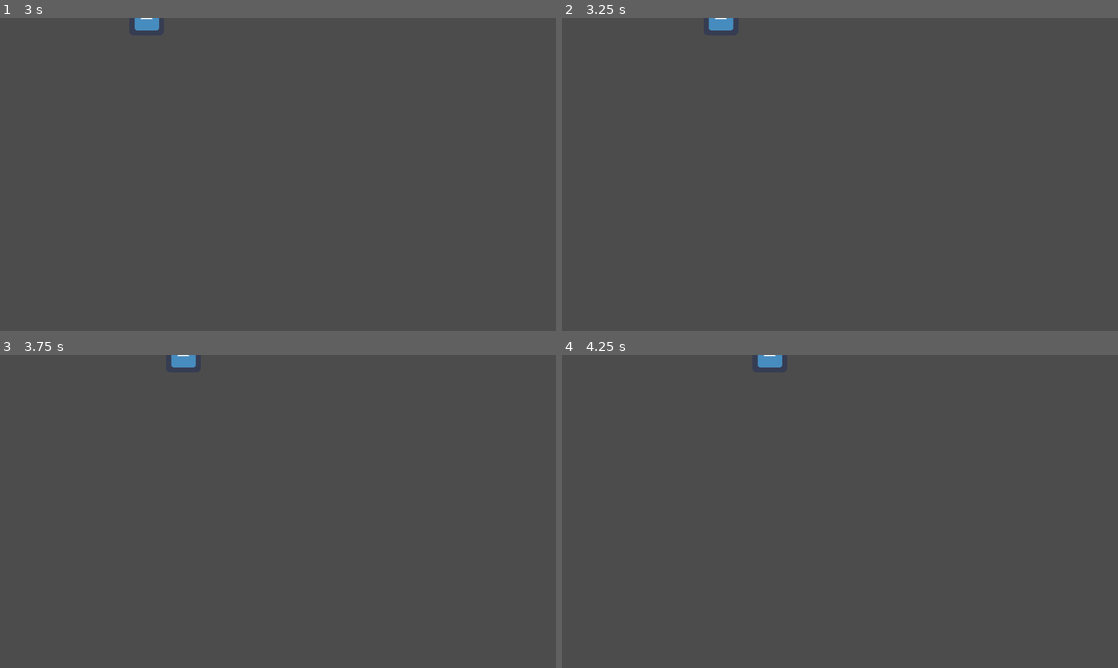
Above: before the commit, frames 1-4 (two rows, left to right).
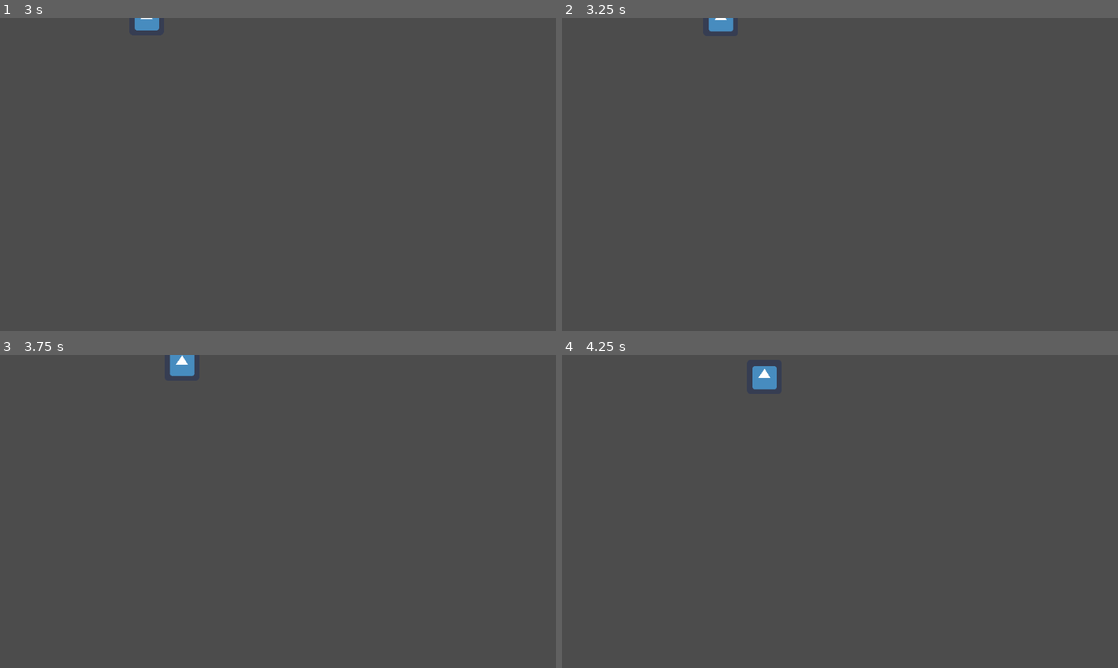
Above: after the commit, the same moments.

Repository: RobinRenggli/godotwildjam41
Game: Godot game, scene res://Creatures/Creature.tscn
Two runs of this game, one before a commit and one after it. Both use one fixed random seed, a clock stepped at 60 frames per second and the inputs below. This scene is started directly instead of the project's main scene. The engine's default icon, where the game draws it, is replaced by a stand-in: a white triangle on a blue panel in a dark square.
Inputs:
- Up to frame 1 (3 s): no input
- Up to frame 2 (3.25 s): no input
- Up to frame 3 (3.75 s): no input
- Up to frame 4 (4.25 s): no input

Frame 1 is identical in both runs. In frame 2, less than 0.1% of the frame differs, in the area x 26-31%, y 0-5%; in frame 3, 0.2%; in frame 4, 0.5%, in the area x 34-40%, y 0-12%.

Commit message:
add basic creature movement

Diff:
--- a/GodotProjectFolder/BasicMovement.gd
+++ b/GodotProjectFolder/BasicMovement.gd
@@ -1,18 +1,25 @@
 extends Node
 
+onready var creature = self.get_parent()
+onready var directionIndicator = creature.global_position
+
 var velocity = Vector2(1,0)
+var directionIndicatorVelocity = Vector2(1,0)
 
+func move(speed):
+	directionIndicator = directionIndicator + directionIndicatorVelocity * speed * 2
+	if (out_of_bounds()):
+		directionIndicator = Vector2(rand_range(0,1024), rand_range(0,576))
 
-func move(creature, speed):
+	velocity = (directionIndicator - creature.global_position).normalized()
 	creature.move_and_collide(velocity * speed)
 
-func change_direction():
-	velocity.x = rand_range(-1,1)
-	velocity.y = rand_range(-1,1)
-	velocity = velocity.normalized()
+func _on_Timer_timeout():
+	directionIndicatorVelocity = Vector2(rand_range(-1,1), rand_range(-1,1)).normalized()
 
-
-func _on_Timer_timeout():
-	velocity.x = rand_range(-1,1)
-	velocity.y = rand_range(-1,1)
-	velocity = velocity.normalized()
+func out_of_bounds():
+	if (directionIndicator.x > 1024 || directionIndicator.x < 0):
+		return true
+	if (directionIndicator.y > 576 || directionIndicator.y < 0):
+		return true
+	return false
--- a/GodotProjectFolder/Creature.gd
+++ b/GodotProjectFolder/Creature.gd
@@ -7,7 +7,7 @@
 	pass # Replace with function body.
 
 func _physics_process(delta):
-	Movement.move(self, Stats.speed * delta * Constants.delta_factor)
+	Movement.move(Stats.speed * delta * Constants.delta_factor)
 
 func _on_Body_area_entered(area):
 	PlayerStats.change_currency(1)
--- a/GodotProjectFolder/Creatures/Creature.tscn
+++ b/GodotProjectFolder/Creatures/Creature.tscn
@@ -22,6 +22,12 @@
 [node name="Movement" type="Node" parent="."]
 script = ExtResource( 3 )
 
+[node name="Timer" type="Timer" parent="Movement"]
+wait_time = 3.0
+autostart = true
+
 [node name="Body" type="Area2D" parent="."]
 collision_layer = 4
 collision_mask = 11
+
+[connection signal="timeout" from="Movement/Timer" to="Movement" method="_on_Timer_timeout"]
--- /dev/null
+++ b/GodotProjectFolder/dot.tscn
@@ -0,0 +1,10 @@
+[gd_scene load_steps=2 format=2]
+
+[ext_resource path="res://icon.png" type="Texture" id=1]
+
+[node name="Node2D" type="Node2D"]
+scale = Vector2( 1, 1 )
+
+[node name="Node2D" type="Sprite" parent="."]
+scale = Vector2( 0.1, 0.1 )
+texture = ExtResource( 1 )
